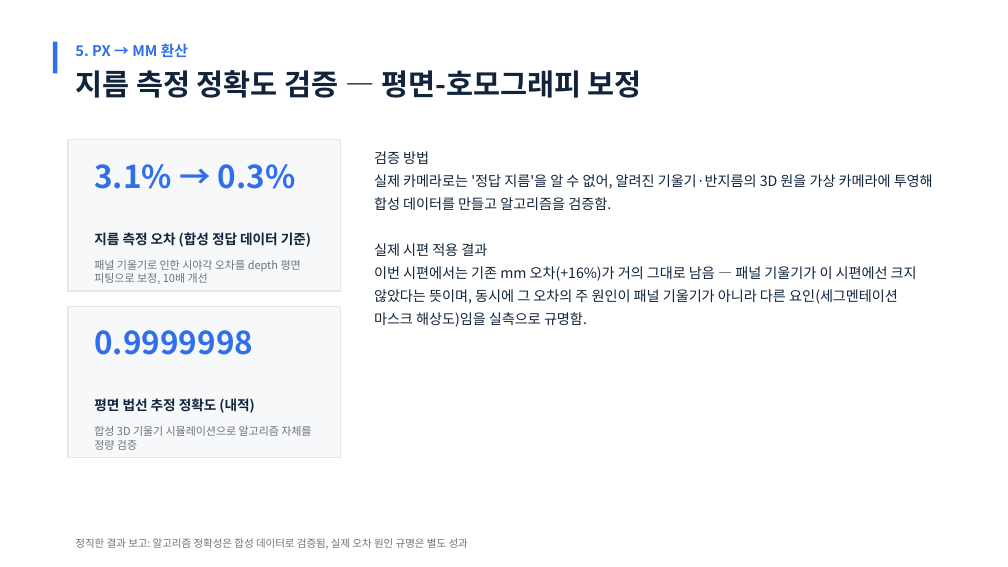
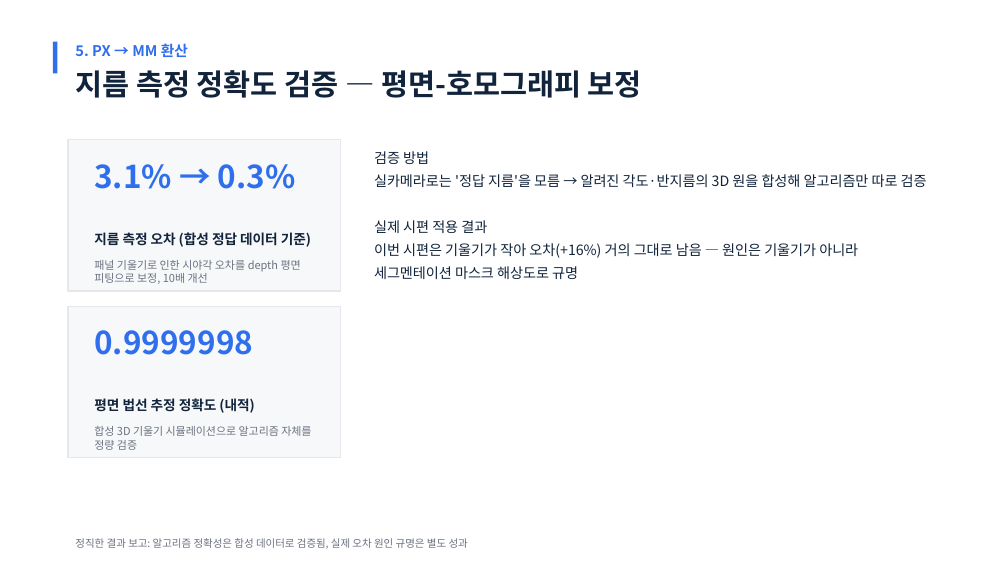
Before and after one commit to chaehyeok-Lee/camera_prac2, a slide deck: slide 7 of 나사_삽입_불량_검출_발표자료.pptx (slide 6 before the commit). Drawn at 1008x567 pixels with LibreOffice and Linux fonts; fonts in the diff are those of the drawing. Boxes give left, top, right and bottom in pixels: in the first picture for what was removed or moved away, otherwise in the second. Text is boxed around its words. In the diff, an @@ line names an element or a change of style, - is before the commit and + after.

```diff
--- a/나사_삽입_불량_검출_발표자료.pptx
+++ b/나사_삽입_불량_검출_발표자료.pptx
@@ text at <box>374,174,927,187</box>: text changed @@
-실제 카메라로는 '정답 지름'을 알 수 없어, 알려진 기울기·반지름의 3D 원을 가상 카메라에 투영해 합성 데이터를 만들고 알고리즘을 검증함.
+실카메라로는 '정답 지름'을 모름 → 알려진 각도·반지름의 3D 원을 합성해 알고리즘만 따로 검증
@@ text at <box>374,243,858,279</box>: text changed @@
-이번 시편에서는 기존 mm 오차(+16%)가 거의 그대로 남음 — 패널 기울기가 이 시편에선 크지 않았다는 뜻이며, 동시에 그 오차의 주 원인이 패널 기울기가 아니라 다른 요인(세그멘테이션 마스크 해상도)임을 실측으로 규명함.
+이번 시편은 기울기가 작아 오차(+16%) 거의 그대로 남음 — 원인은 기울기가 아니라 세그멘테이션 마스크 해상도로 규명
```
Also in this commit, not shown: 1 slide added.
